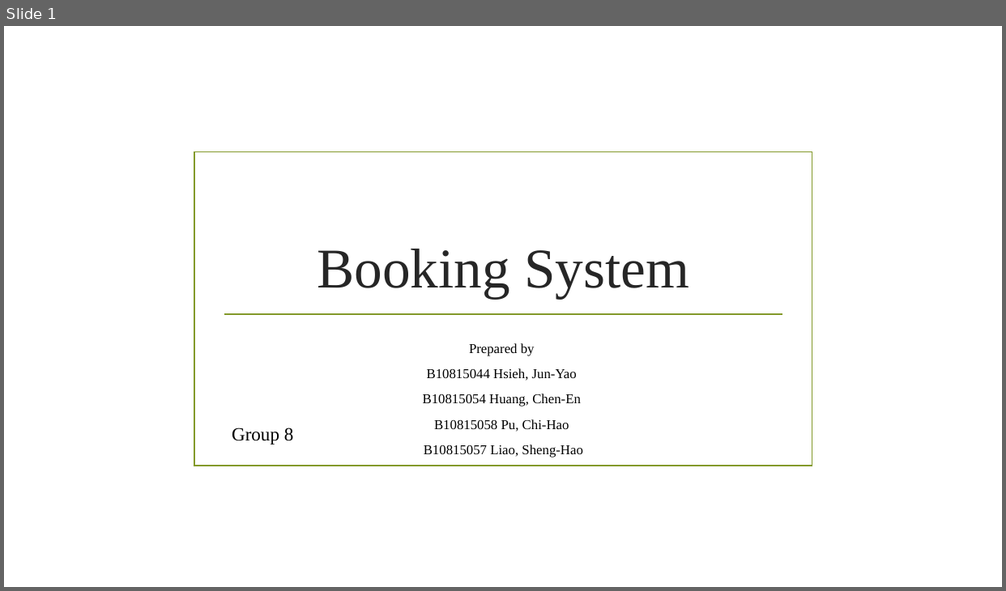
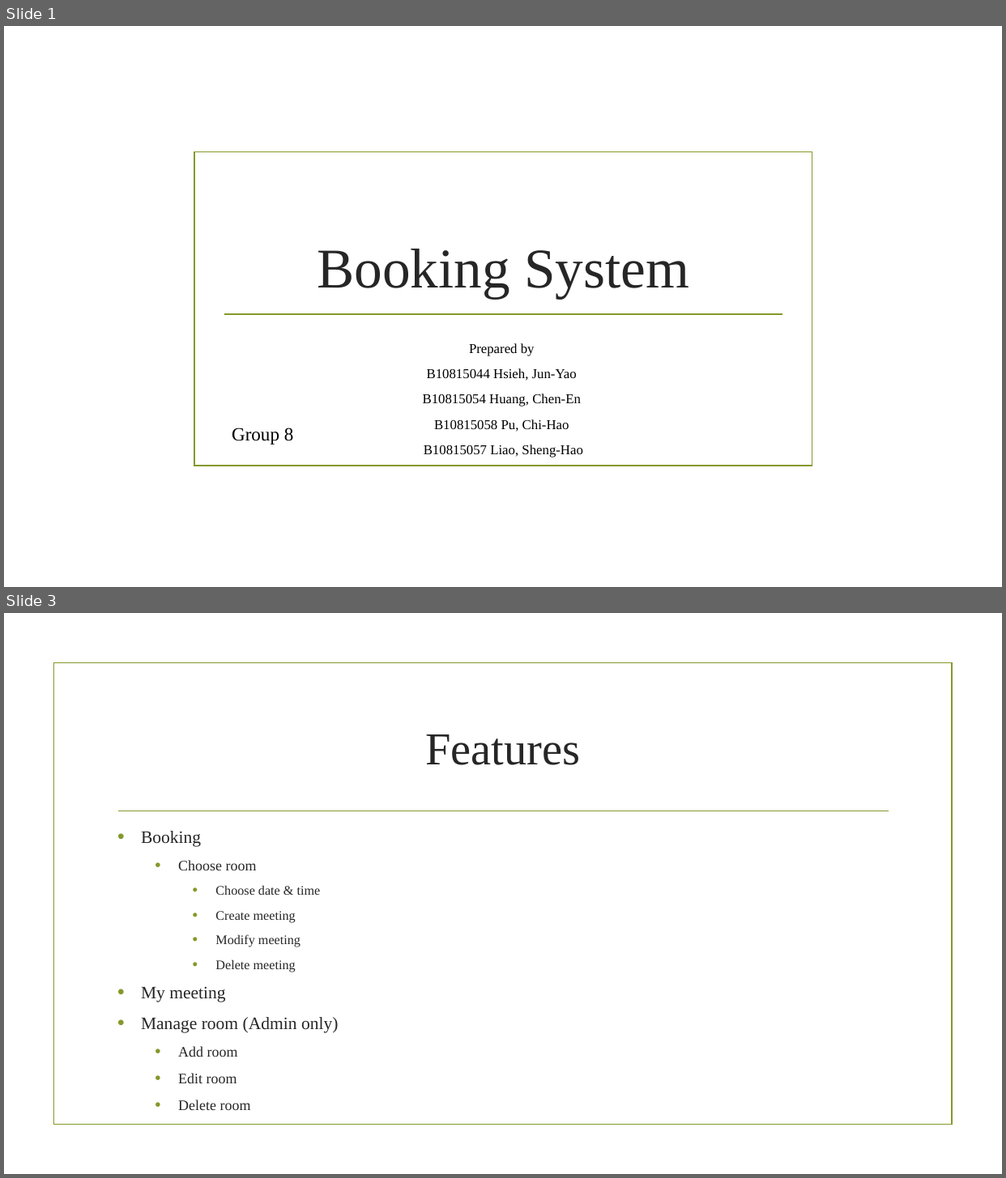
Before and after one commit to BrendonJYHsieh/BookSystem, a slide deck: Final Project/presentation slides.pptx. Shown one above the other, each under a label of ours: slide 1 before the commit, slides 1 and 3 after it; the slides between them are not shown. The pictures are 1006x591 and 1006x1178 pixels, drawn with LibreOffice and Linux fonts; fonts in the diff are those of the drawing; background and template pictures are left out. Boxes give left, top, right and bottom in pixels: in the first picture for what was removed or moved away, otherwise in the second. Text is boxed around its words. In the diff, an @@ line names an element or a change of style, - is before the commit and + after.

```diff
--- a/Final Project/presentation slides.pptx
+++ b/Final Project/presentation slides.pptx
@@ slide 3 added at <box>4,613,1002,1174</box>, background picture (left out) @@
@@ rectangle added at <box>53,663,952,1125</box>, outline #83992A 1.25 pt @@
@@ title added at <box>425,735,580,765</box>, 44 pt, text #262626 @@
+Features
@@ line added from (118, 811) to (889, 811), #83992A 1.25 pt @@
@@ text added at <box>141,831,338,1084</box>, 12.6 pt, text #262626 @@
+• Booking
+  • Choose room
+    • Choose date & time
+    • Create meeting
+    • Modify meeting
+    • Delete meeting
+• My meeting
+• Manage room (Admin only)
+  • Add room
+  • Edit room
+  • Delete room
```
Also in this commit, not shown: 1 slide changed, 4 other slides added, 1 slide removed, 46 other files.
